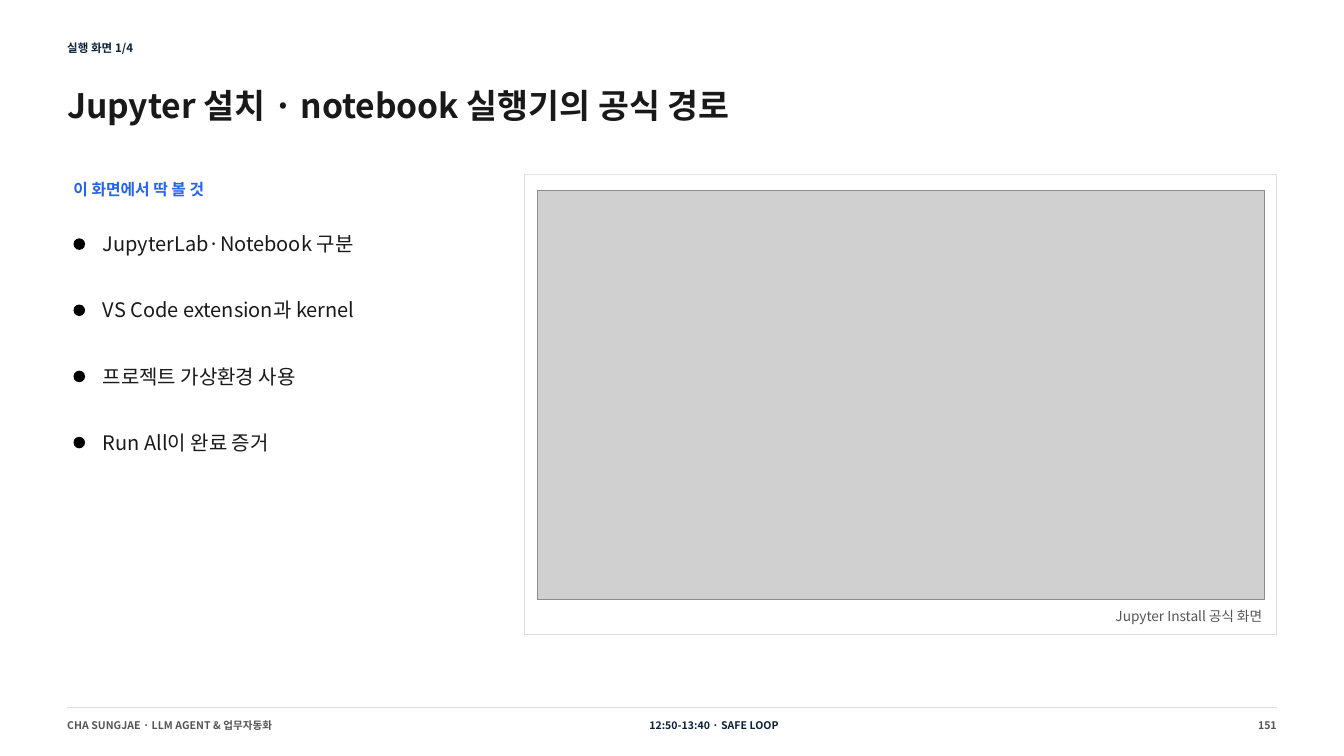
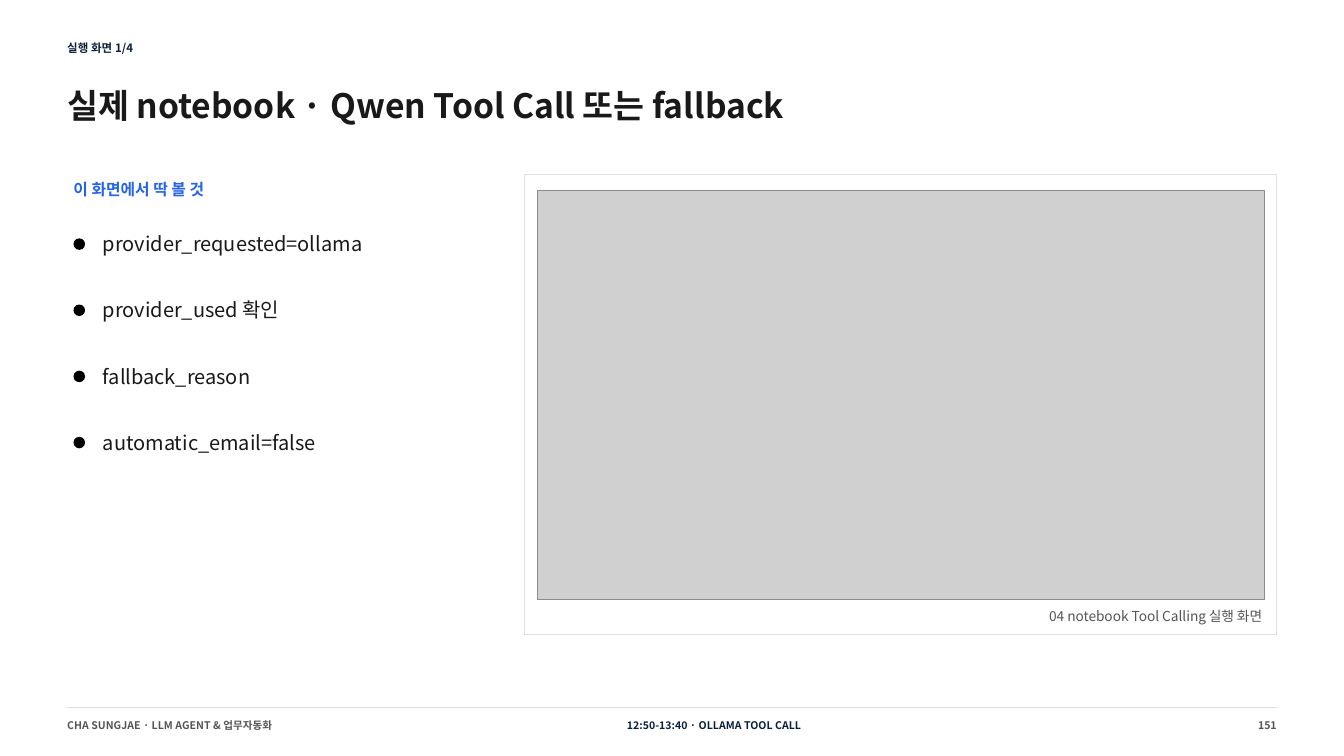
Before and after one commit to smilesjcha/llm-agent-and-workflow-automation, a slide deck: slide 151 of slides/IPA_LLM_Agent_업무자동화_Day1_2026-08-23_MUSINSA_PARTS_270p.pptx. Drawn at 1344x756 pixels with LibreOffice and Linux fonts; fonts in the diff are those of the drawing; grey boxes stand for pictures. Boxes give left, top, right and bottom in pixels: in the first picture for what was removed or moved away, otherwise in the second. Text is boxed around its words. In the diff, an @@ line names an element or a change of style, - is before the commit and + after.

Commit message:
docs: rebuild day one deck with qwen software labs

```diff
--- a/slides/IPA_LLM_Agent_업무자동화_Day1_2026-08-23_MUSINSA_PARTS_270p.pptx
+++ b/slides/IPA_LLM_Agent_업무자동화_Day1_2026-08-23_MUSINSA_PARTS_270p.pptx
@@ text at bbox=[67, 90, 784, 125]: text changed @@
-Jupyter 설치 · notebook 실행기의 공식 경로
+실제 notebook · Qwen Tool Call 또는 fallback
@@ text at bbox=[103, 235, 362, 256]: text changed @@
-JupyterLab·Notebook 구분
+provider_requested=ollama
@@ text at bbox=[103, 300, 280, 322]: text changed @@
-VS Code extension과 kernel
+provider_used 확인
@@ text at bbox=[103, 368, 250, 387]: text changed @@
-프로젝트 가상환경 사용
+fallback_reason
@@ text at bbox=[103, 434, 316, 453]: text changed @@
-Run All이 완료 증거
+automatic_email=false
@@ text at bbox=[1049, 609, 1262, 625]: text changed @@
-Jupyter Install 공식 화면
+04 notebook Tool Calling 실행 화면
@@ text at bbox=[627, 721, 801, 729]: text changed @@
-12:50-13:40 · SAFE LOOP
+12:50-13:40 · OLLAMA TOOL CALL
```
Also in this commit, not shown: 109 other slides changed, 7 other files.
